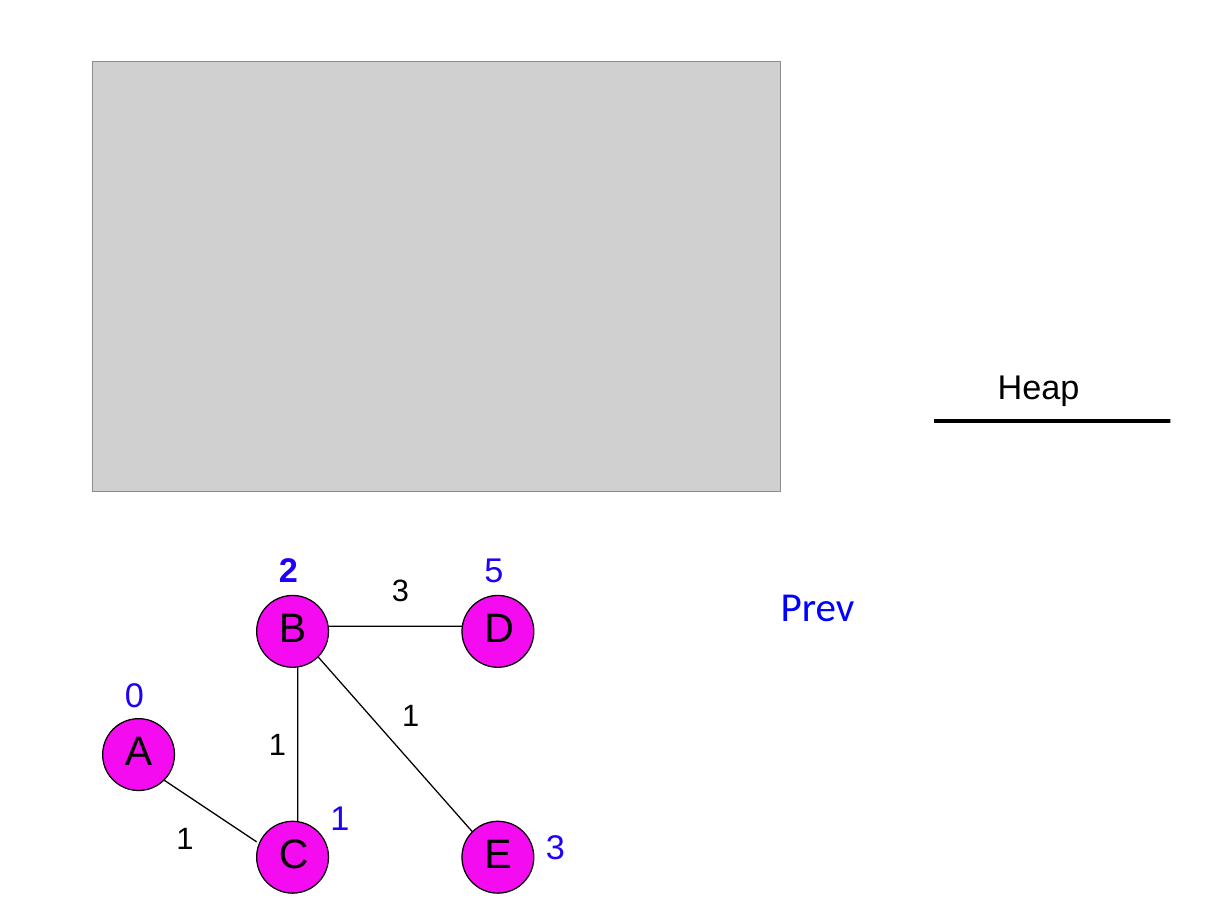
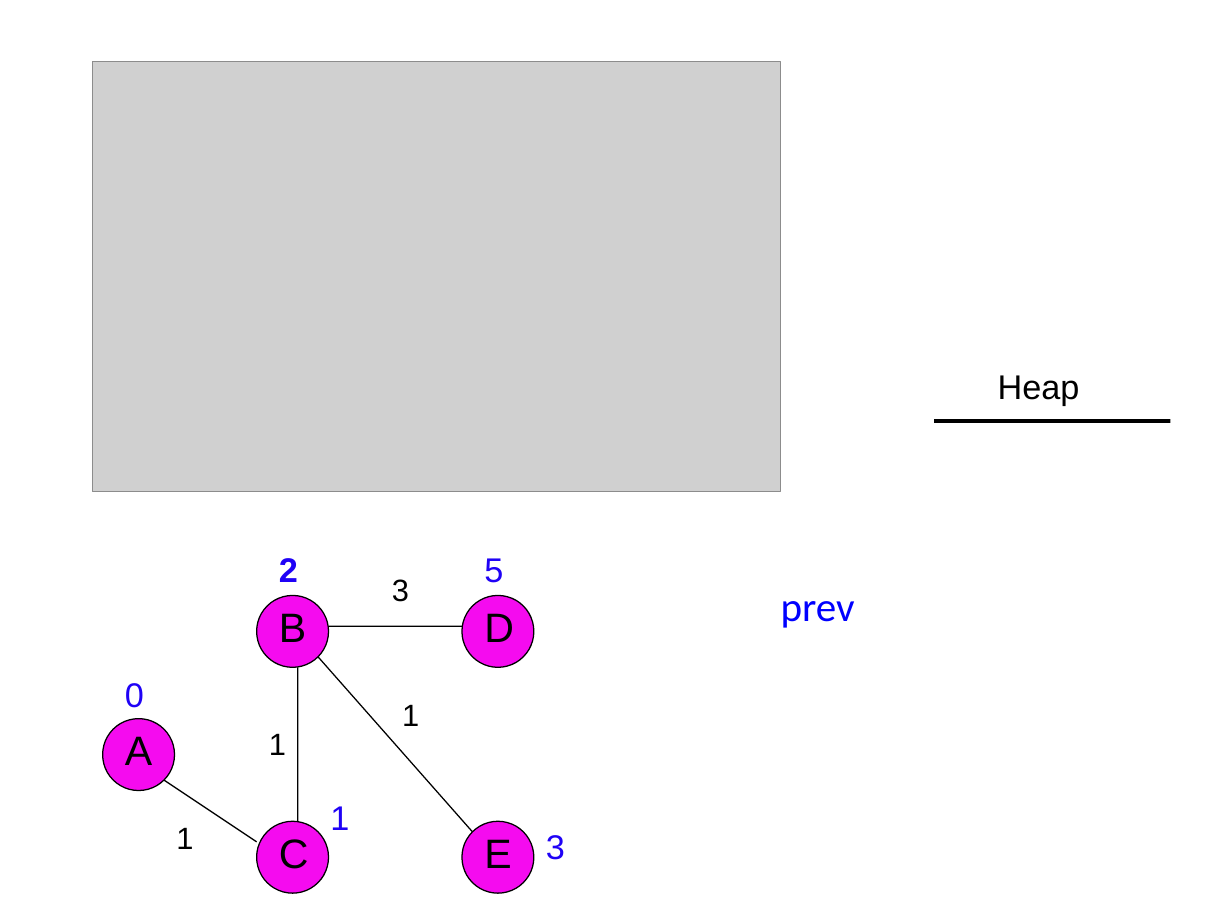
Before and after one commit to Collins-kariuk/Algorithms, a slide deck: slide 44 of Lectures/Lecture 19_Shortest Paths.pptx. Drawn at 1232x924 pixels with LibreOffice and Linux fonts; fonts in the diff are those of the drawing; grey boxes stand for pictures. Boxes give left, top, right and bottom in pixels: in the first picture for what was removed or moved away, otherwise in the second. Text is boxed around its words. In the diff, an @@ line names an element or a change of style, - is before the commit and + after.

```diff
--- a/Lectures/Lecture 19_Shortest Paths.pptx
+++ b/Lectures/Lecture 19_Shortest Paths.pptx
@@ text at [781, 601, 855, 628]: text changed @@
-Prev
+prev
```
Also in this commit, not shown: 4 other slides changed, 3 other files.
